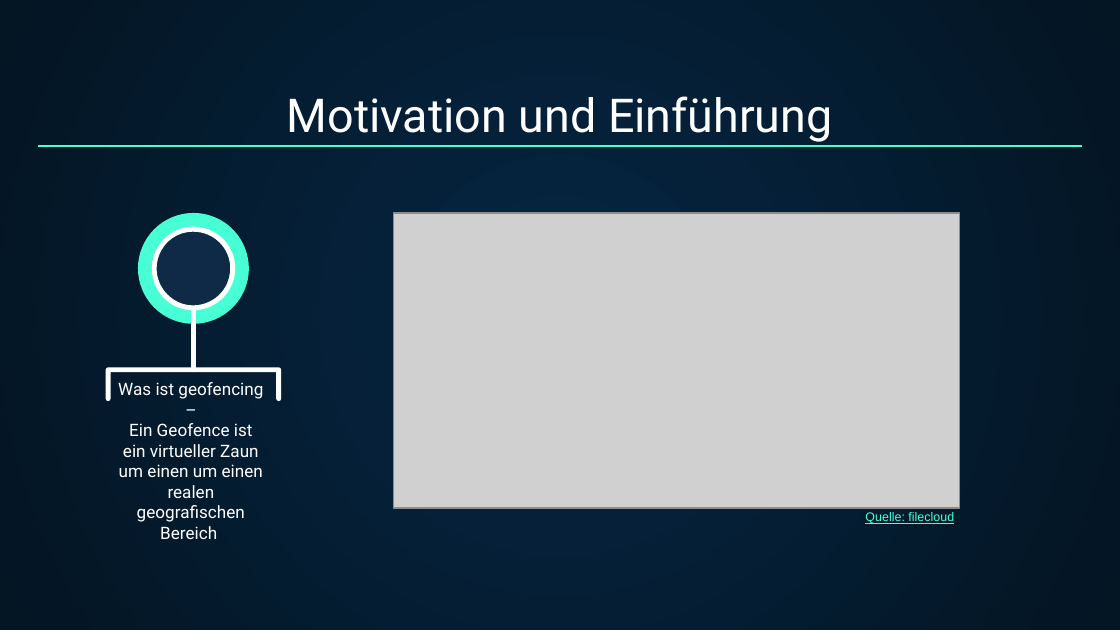
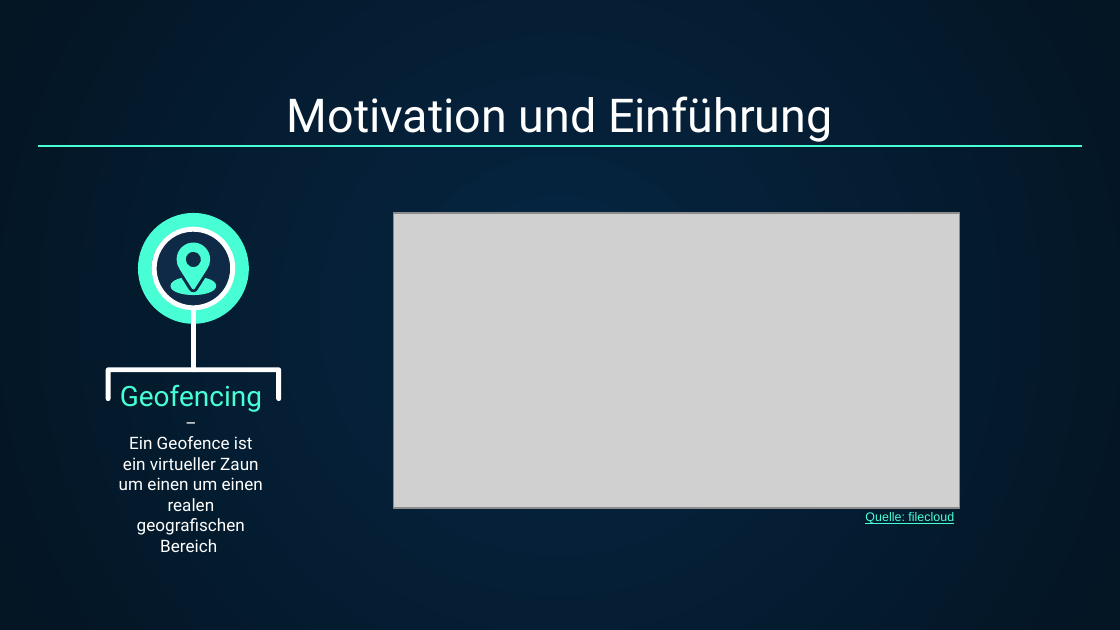
Before and after one commit to hm-heidemann/GeofenceDemo, a slide deck: slide 3 of Presentation/Geofencing.pptx. Drawn at 1120x630 pixels with LibreOffice and Linux fonts; fonts in the diff are those of the drawing; grey boxes stand for pictures. Boxes give left, top, right and bottom in pixels: in the first picture for what was removed or moved away, otherwise in the second. Text is boxed around its words. In the diff, an @@ line names an element or a change of style, - is before the commit and + after.

```diff
--- a/Presentation/Geofencing.pptx
+++ b/Presentation/Geofencing.pptx
@@ freeform shape added at <box>177,243,211,290</box>, fill #48FFD5 @@
@@ freeform shape added at <box>170,278,216,295</box>, fill #48FFD5 @@
@@ text at <box>120,384,262,412</box>: text changed; size 11 to 18 pt; text colour #FFFFFF to #48FFD5 @@
-Was ist geofencing –
+Geofencing
+–
```
Also in this commit, not shown: 4 other slides changed, 1 slide added.
